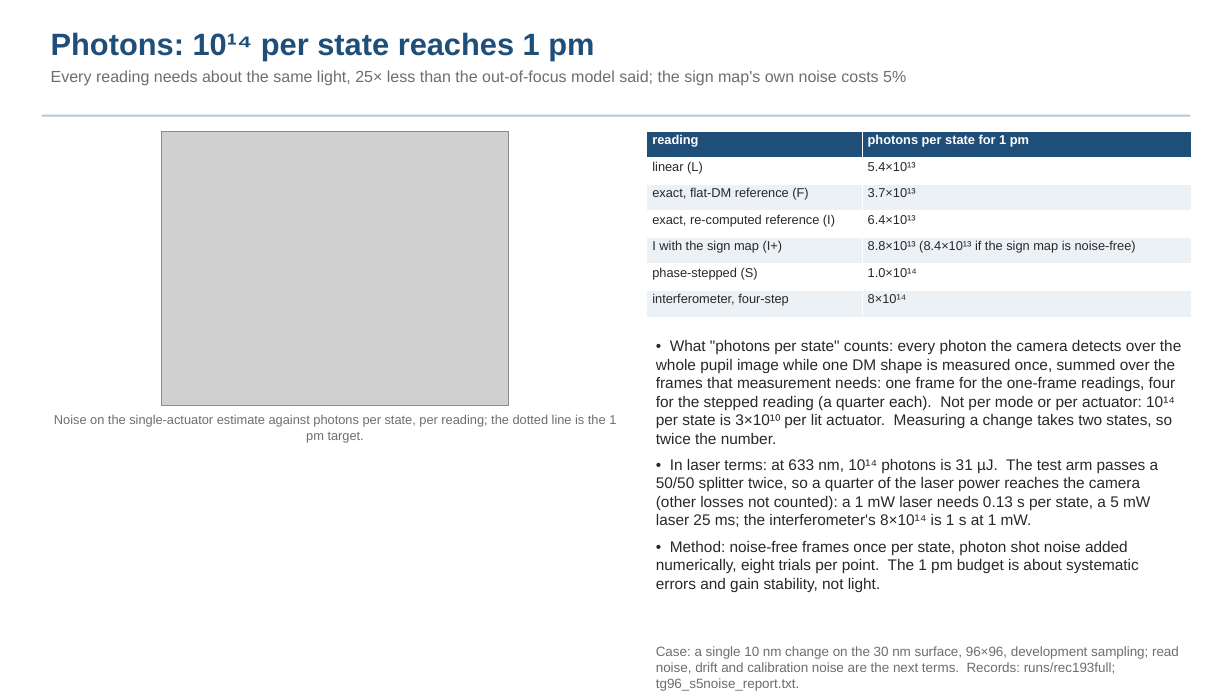
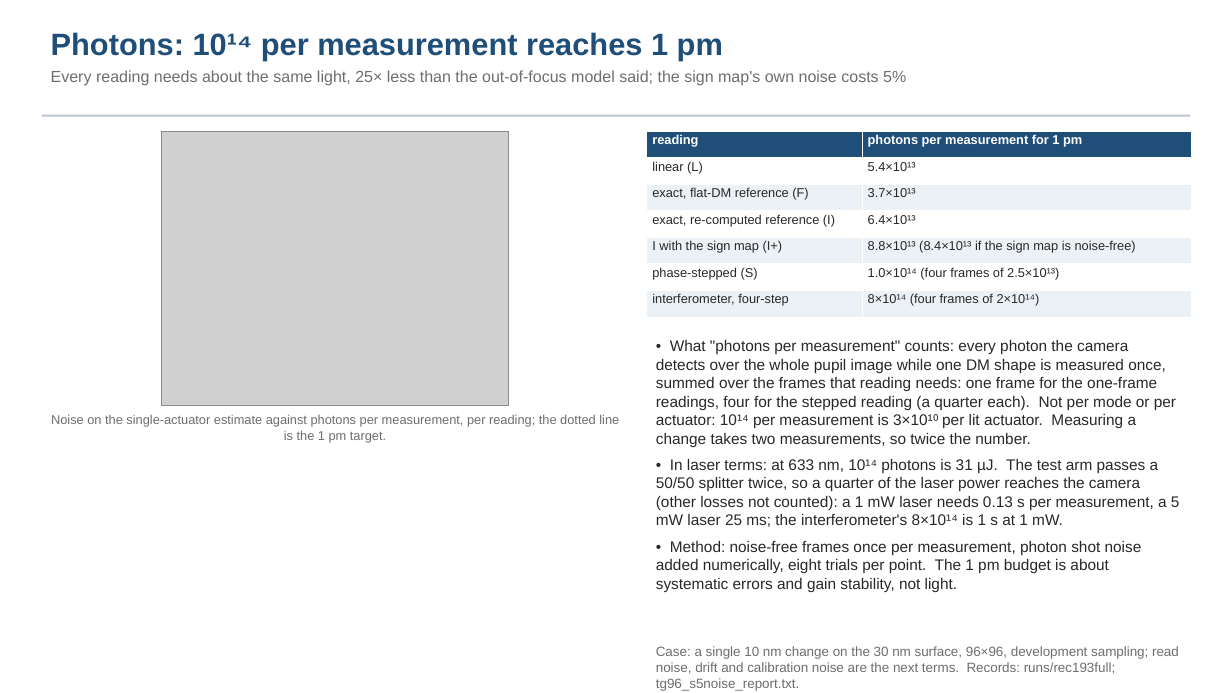
Before and after one commit to nasa-jpl/macos, a slide deck: slide 13 of demo_session/deck_zwfs.pptx. Drawn at 1232x693 pixels with LibreOffice and Linux fonts; fonts in the diff are those of the drawing; grey boxes stand for pictures. Boxes give left, top, right and bottom in pixels: in the first picture for what was removed or moved away, otherwise in the second. Text is boxed around its words. In the diff, an @@ line names an element or a change of style, - is before the commit and + after.

```diff
--- a/demo_session/deck_zwfs.pptx
+++ b/demo_session/deck_zwfs.pptx
@@ text at (x1=51, y1=32, x2=723, y2=61): text changed @@
-Photons: 10¹⁴ per state reaches 1 pm
+Photons: 10¹⁴ per measurement reaches 1 pm
@@ table at (x1=647, y1=131, x2=1192, y2=317) @@
-row 1, column 2: photons per state for 1 pm
+row 1, column 2: photons per measurement for 1 pm
-row 6, column 2: 1.0×10¹⁴
+row 6, column 2: 1.0×10¹⁴ (four frames of 2.5×10¹³)
-row 7, column 2: 8×10¹⁴
+row 7, column 2: 8×10¹⁴ (four frames of 2×10¹⁴)
@@ text at (x1=656, y1=340, x2=1180, y2=592): text changed @@
-• What "photons per state" counts: every photon the camera detects over the whole pupil image while one DM shape is measured once, summed over the frames that measurement needs: one frame for the one-frame readings, four for the stepped reading (a quarter each). Not per mode or per actuator: 10¹⁴ per state is 3×10¹⁰ per lit actuator. Measuring a change takes two states, so twice the number.
-• In laser terms: at 633 nm, 10¹⁴ photons is 31 µJ. The test arm passes a 50/50 splitter twice, so a quarter of the laser power reaches the camera (other losses not counted): a 1 mW laser needs 0.13 s per state, a 5 mW laser 25 ms; the interferometer's 8×10¹⁴ is 1 s at 1 mW.
-• Method: noise-free frames once per state, photon shot noise added numerically, eight trials per point. The 1 pm budget is about systematic errors and gain stability, not light.
+• What "photons per measurement" counts: every photon the camera detects over the whole pupil image while one DM shape is measured once, summed over the frames that reading needs: one frame for the one-frame readings, four for the stepped reading (a quarter each). Not per mode or per actuator: 10¹⁴ per measurement is 3×10¹⁰ per lit actuator. Measuring a change takes two measurements, so twice the number.
+• In laser terms: at 633 nm, 10¹⁴ photons is 31 µJ. The test arm passes a 50/50 splitter twice, so a quarter of the laser power reaches the camera (other losses not counted): a 1 mW laser needs 0.13 s per measurement, a 5 mW laser 25 ms; the interferometer's 8×10¹⁴ is 1 s at 1 mW.
+• Method: noise-free frames once per measurement, photon shot noise added numerically, eight trials per point. The 1 pm budget is about systematic errors and gain stability, not light.
@@ text at (x1=51, y1=414, x2=619, y2=443): text changed @@
-Noise on the single-actuator estimate against photons per state, per reading; the dotted line is the 1 pm target.
+Noise on the single-actuator estimate against photons per measurement, per reading; the dotted line is the 1 pm target.
```
Also in this commit, not shown: 5 other slides changed, 7 other files.
